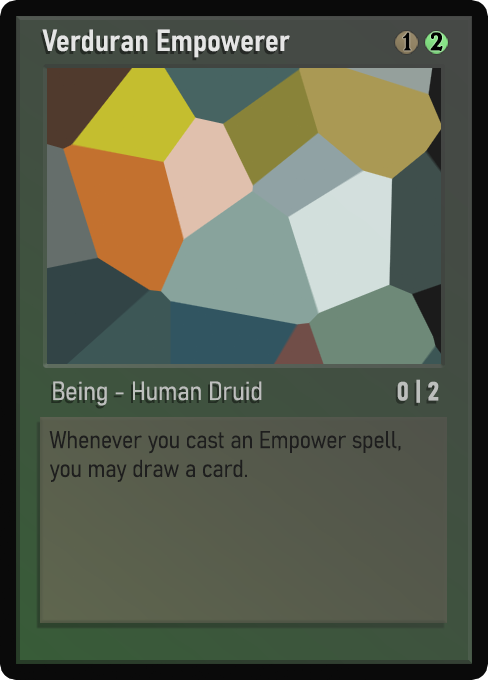
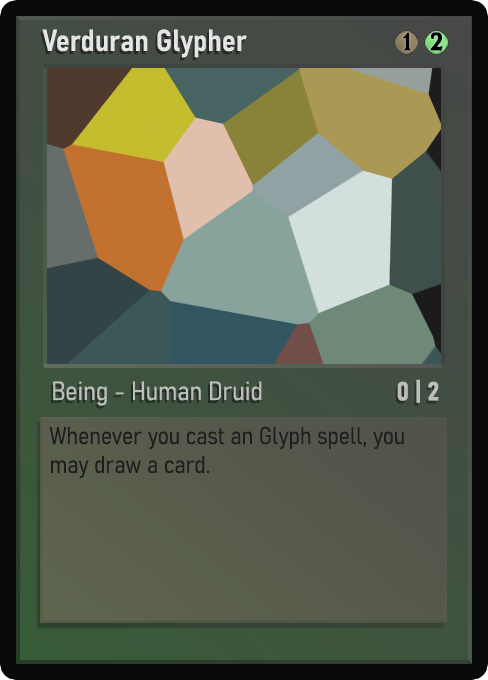
The second 488x680 image is a revision of the first. Changes to its layers:
painted on "Name" over (157, 29, 290, 58)
painted on "Desc_norm" over (49, 426, 404, 482)
